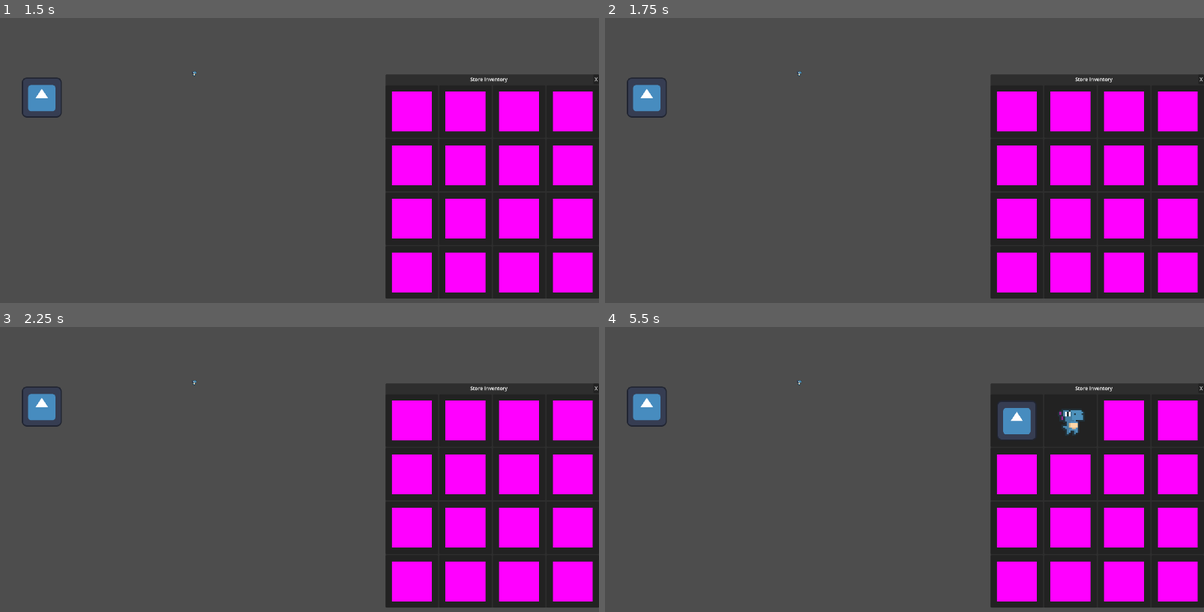
Above: before the commit, frames 1-4 (two rows, left to right).
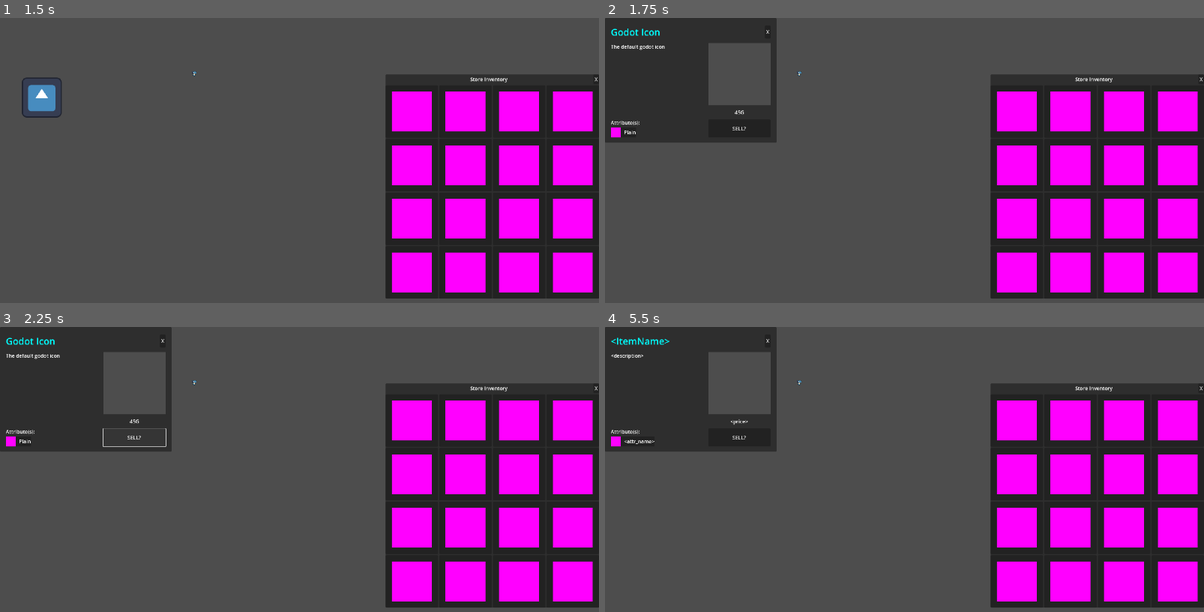
Above: after the commit, the same moments.

Repository: cmdcstudios/SSJ-June-2024
Game: Godot game, scene res://Scenes/main_game.tscn
Same seed, same stepped clock (60 frames per second), same inputs: the game is played once before the commit and once after it. The engine's default icon, where the game draws it, is replaced by a stand-in: a white triangle on a blue panel in a dark square.
Inputs (mouse positions are in pixels of both pictures, inside the frame that each line leads up to):
- Up to frame 1 (1.5 s): click "X" at 0.5 s; tap Enter at 1.25 s; move the mouse to (41, 97) at 1.27 s; hold Up (ui_up) from 1.28 s (still down); click (41, 97) at 1.42 s
- Up to frame 2 (1.75 s): keep holding Up (ui_up)
- Up to frame 3 (2.25 s): release Up (ui_up) at 2 s; click (131, 438) at 2 s, where only the run after the commit has a clickable "SELL?"
- Up to frame 4 (5.5 s): tap Space at 2.75, 5 s; move the mouse to (796, 381) at 2.77 s; hold Down (ui_down) 2.78-3.53 s; click (796, 381) at 2.92 s; move the mouse to (964, 421) at 3.52 s; hold Up (ui_up) 3.53-5.03 s; click (964, 421) at 3.67 s; tap Enter at 4.25 s; move the mouse to (874, 563) at 4.27 s; click (874, 563) at 4.42 s; move the mouse to (1084, 546) at 5.02 s; hold Down (ui_down) from 5.03 s (still down); click (1084, 546) at 5.17 s

Frame 1 is identical in both runs. In frame 2, 10% of the frame differs, in the area x 0-29%, y 0-44%; in frame 3, 9.4%; in frame 4, 12%, in the area x 0-82%, y 0-44%.
Error after the commit: Out of bounds get index '0' (on base: 'Array[Area2D]') (res://Scripts/pickup.gd:33)

Commit message:
add items to inventory
you can add items to inventory and see their tooltip.

Diff:
--- a/Scenes/inventory_dialog.tscn
+++ b/Scenes/inventory_dialog.tscn
@@ -1,7 +1,8 @@
-[gd_scene load_steps=3 format=3 uid="uid://cdxvq8fhepfty"]
+[gd_scene load_steps=4 format=3 uid="uid://cdxvq8fhepfty"]
 
 [ext_resource type="Script" path="res://Scripts/Classes/InventoryDialog.gd" id="1_1yycd"]
 [ext_resource type="PackedScene" uid="uid://1sordm4ifq47" path="res://Scenes/item_slot.tscn" id="2_mqwlb"]
+[ext_resource type="PackedScene" uid="uid://cc6yft8cbmu7r" path="res://Scenes/tooltip.tscn" id="3_0x8gh"]
 
 [node name="InventoryDialog" type="PanelContainer"]
 anchors_preset = 15
@@ -11,6 +12,7 @@
 grow_vertical = 2
 script = ExtResource("1_1yycd")
 item_slot = ExtResource("2_mqwlb")
+item_tooltip = ExtResource("3_0x8gh")
 
 [node name="VBoxContainer" type="VBoxContainer" parent="."]
 layout_mode = 2
--- /dev/null
+++ b/Scenes/item_attribute_slot.tscn
@@ -0,0 +1,18 @@
+[gd_scene load_steps=2 format=3 uid="uid://c0cvuts4mf1jl"]
+
+[sub_resource type="PlaceholderTexture2D" id="PlaceholderTexture2D_vq7q4"]
+size = Vector2(32, 32)
+
+[node name="ItemAttributeSlot" type="PanelContainer"]
+
+[node name="HBoxContainer" type="HBoxContainer" parent="."]
+layout_mode = 2
+theme_override_constants/separation = 10
+
+[node name="TextureRect" type="TextureRect" parent="HBoxContainer"]
+layout_mode = 2
+texture = SubResource("PlaceholderTexture2D_vq7q4")
+
+[node name="ItemAttributeLabel" type="Label" parent="HBoxContainer"]
+layout_mode = 2
+text = "<attr_name>"
--- a/Scenes/item_pickup.tscn
+++ b/Scenes/item_pickup.tscn
@@ -1,14 +1,16 @@
-[gd_scene load_steps=4 format=3 uid="uid://c7hs5wie2t40n"]
+[gd_scene load_steps=5 format=3 uid="uid://c7hs5wie2t40n"]
 
-[ext_resource type="Script" path="res://Scripts/pickup.gd" id="1_wjet6"]
+[ext_resource type="Script" path="res://Scripts/pickup.gd" id="1_rvan8"]
 [ext_resource type="Resource" uid="uid://d2bevhnx0egs1" path="res://Data/Items/godot_icon_item.tres" id="2_usyh3"]
+[ext_resource type="PackedScene" uid="uid://cc6yft8cbmu7r" path="res://Scenes/tooltip.tscn" id="3_t8c0o"]
 
 [sub_resource type="RectangleShape2D" id="RectangleShape2D_l1s52"]
 size = Vector2(110, 110)
 
 [node name="ItemPickup" type="Node2D"]
-script = ExtResource("1_wjet6")
+script = ExtResource("1_rvan8")
 item = ExtResource("2_usyh3")
+item_tooltip = ExtResource("3_t8c0o")
 
 [node name="Area2D" type="Area2D" parent="."]
 unique_name_in_owner = true
--- a/Scenes/item_slot.tscn
+++ b/Scenes/item_slot.tscn
@@ -1,12 +1,29 @@
-[gd_scene load_steps=3 format=3 uid="uid://1sordm4ifq47"]
+[gd_scene load_steps=8 format=3 uid="uid://1sordm4ifq47"]
 
 [ext_resource type="Script" path="res://Scripts/item_slot.gd" id="1_u7l74"]
+[ext_resource type="PackedScene" uid="uid://cc6yft8cbmu7r" path="res://Scenes/tooltip.tscn" id="2_s7bws"]
+[ext_resource type="Script" path="res://Data/BaseResources/ItemAttribute.gd" id="3_1cfki"]
+[ext_resource type="Script" path="res://Data/BaseResources/Item.gd" id="4_0dh7c"]
+
+[sub_resource type="Resource" id="Resource_rio8p"]
+script = ExtResource("3_1cfki")
+attribute_type = 0
+
+[sub_resource type="Resource" id="Resource_4w87e"]
+script = ExtResource("4_0dh7c")
+id = 3
+sell_price = 222
+name = "Item Slot"
+description = "An item slot in your store inventory. You must be seriously desperate to sell one of these off."
+item_attributes = Array[ExtResource("3_1cfki")]([SubResource("Resource_rio8p")])
 
 [sub_resource type="PlaceholderTexture2D" id="PlaceholderTexture2D_c6c3e"]
 size = Vector2(128, 128)
 
 [node name="ItemSlot" type="PanelContainer"]
 script = ExtResource("1_u7l74")
+item_tooltip = ExtResource("2_s7bws")
+item = SubResource("Resource_4w87e")
 
 [node name="MarginContainer" type="MarginContainer" parent="."]
 layout_mode = 2
@@ -19,3 +36,5 @@
 unique_name_in_owner = true
 layout_mode = 2
 texture = SubResource("PlaceholderTexture2D_c6c3e")
+
+[connection signal="mouse_entered" from="MarginContainer/TextureRect" to="." method="_on_texture_rect_mouse_entered"]
--- /dev/null
+++ b/Scenes/tooltip.tscn
@@ -0,0 +1,91 @@
+[gd_scene load_steps=3 format=3 uid="uid://cc6yft8cbmu7r"]
+
+[ext_resource type="Script" path="res://Scripts/tooltip.gd" id="1_l3apk"]
+[ext_resource type="PackedScene" uid="uid://c0cvuts4mf1jl" path="res://Scenes/item_attribute_slot.tscn" id="1_vcvi2"]
+
+[node name="Tooltip" type="PopupPanel"]
+size = Vector2i(550, 400)
+visible = true
+script = ExtResource("1_l3apk")
+
+[node name="MarginContainer" type="MarginContainer" parent="."]
+offset_left = 4.0
+offset_top = 4.0
+offset_right = 546.0
+offset_bottom = 396.0
+theme_override_constants/margin_left = 15
+theme_override_constants/margin_top = 20
+theme_override_constants/margin_right = 15
+theme_override_constants/margin_bottom = 13
+
+[node name="VBoxContainer" type="VBoxContainer" parent="MarginContainer"]
+layout_mode = 2
+
+[node name="HeaderContainer" type="HBoxContainer" parent="MarginContainer/VBoxContainer"]
+layout_mode = 2
+
+[node name="ItemNameLabel" type="Label" parent="MarginContainer/VBoxContainer/HeaderContainer"]
+layout_mode = 2
+size_flags_horizontal = 3
+theme_override_colors/font_color = Color(0, 1, 1, 1)
+theme_override_font_sizes/font_size = 30
+text = "<ItemName>"
+
+[node name="CloseButton" type="Button" parent="MarginContainer/VBoxContainer/HeaderContainer"]
+layout_mode = 2
+text = "X"
+
+[node name="MarginContainer" type="MarginContainer" parent="MarginContainer/VBoxContainer"]
+layout_mode = 2
+size_flags_vertical = 3
+theme_override_constants/margin_top = 10
+
+[node name="HBoxContainer" type="HBoxContainer" parent="MarginContainer/VBoxContainer/MarginContainer"]
+layout_mode = 2
+
+[node name="Descriptions" type="VBoxContainer" parent="MarginContainer/VBoxContainer/MarginContainer/HBoxContainer"]
+layout_mode = 2
+size_flags_horizontal = 3
+
+[node name="ItemDescription" type="Label" parent="MarginContainer/VBoxContainer/MarginContainer/HBoxContainer/Descriptions"]
+layout_mode = 2
+size_flags_horizontal = 3
+size_flags_vertical = 3
+text = "<description>"
+
+[node name="Label" type="Label" parent="MarginContainer/VBoxContainer/MarginContainer/HBoxContainer/Descriptions"]
+layout_mode = 2
+text = "Attribute(s):"
+
+[node name="GridContainer" type="GridContainer" parent="MarginContainer/VBoxContainer/MarginContainer/HBoxContainer/Descriptions"]
+layout_mode = 2
+theme_override_constants/h_separation = 30
+columns = 2
+
+[node name="ItemAttributeSlot" parent="MarginContainer/VBoxContainer/MarginContainer/HBoxContainer/Descriptions/GridContainer" instance=ExtResource("1_vcvi2")]
+layout_mode = 2
+
+[node name="Visuals" type="VBoxContainer" parent="MarginContainer/VBoxContainer/MarginContainer/HBoxContainer"]
+layout_mode = 2
+
+[node name="SubViewportContainer" type="SubViewportContainer" parent="MarginContainer/VBoxContainer/MarginContainer/HBoxContainer/Visuals"]
+layout_mode = 2
+
+[node name="SubViewport" type="SubViewport" parent="MarginContainer/VBoxContainer/MarginContainer/HBoxContainer/Visuals/SubViewportContainer"]
+handle_input_locally = false
+size = Vector2i(200, 200)
+render_target_update_mode = 4
+
+[node name="Label" type="Label" parent="MarginContainer/VBoxContainer/MarginContainer/HBoxContainer/Visuals"]
+layout_mode = 2
+size_flags_vertical = 6
+text = "<price>"
+horizontal_alignment = 1
+
+[node name="Button" type="Button" parent="MarginContainer/VBoxContainer/MarginContainer/HBoxContainer/Visuals"]
+layout_mode = 2
+size_flags_vertical = 3
+size_flags_stretch_ratio = 1.5
+text = "SELL?"
+
+[connection signal="pressed" from="MarginContainer/VBoxContainer/HeaderContainer/CloseButton" to="." method="_on_close_button_pressed"]
--- a/Scripts/Classes/InventoryDialog.gd
+++ b/Scripts/Classes/InventoryDialog.gd
@@ -2,6 +2,8 @@
 extends PanelContainer
 
 @export var item_slot: PackedScene
+@export var item_tooltip: PackedScene
+
 @onready var grid_container: GridContainer = %GridContainer
 
 func open_inv_dialog(inventory:Inventory):
--- a/Scripts/item_slot.gd
+++ b/Scripts/item_slot.gd
@@ -1,7 +1,25 @@
 extends PanelContainer
 
+@export var item_tooltip: PackedScene
+@export var item: Item
 @onready var texture_rect: TextureRect = %TextureRect
+var _is_tooltip_open: bool = false
+var stored_item: Item
 
 func display_item(item:Item):
+	stored_item = item
 	texture_rect.texture = item.inventory_icon
-	print(texture_rect.texture.resource_name)
+
+func toggle_tooltip() -> void:
+	_is_tooltip_open = !_is_tooltip_open
+
+#
+func _on_texture_rect_mouse_entered() -> void:
+	print(stored_item)
+	if !_is_tooltip_open:
+
+		var tooltip = item_tooltip.instantiate() as Tooltip
+		tooltip.load_item_info(stored_item)
+		await get_tree().create_timer(0.35).timeout
+		self.add_child(tooltip)
+		toggle_tooltip()
--- a/Scripts/pickup.gd
+++ b/Scripts/pickup.gd
@@ -1,7 +1,11 @@
 extends Node2D
 
 @export var item:Item
+@export var item_tooltip: PackedScene
+
 @onready var area_2d: Area2D = %Area2D
+
+var _is_tooltip_open: bool = false
 
 func _ready() -> void:
 	var sprite_texture = item.inventory_icon
@@ -9,13 +13,23 @@
 	sprite.texture = sprite_texture
 	add_child(sprite)
 
+#func load_item_info(tooltip: PackedScene, item: Item):
+	#
+
 func _on_area_2d_area_entered(area: Area2D) -> void:
-	# Instance the tooltip here
-	print(item.name)
+		if !_is_tooltip_open:
+			var tooltip = item_tooltip.instantiate() as Tooltip
+			tooltip.load_item_info(item)
+			await get_tree().create_timer(0.35).timeout
+			self.add_child(tooltip)
+			toggle_tooltip()
+
+func toggle_tooltip() -> void:
+	_is_tooltip_open = !_is_tooltip_open
+
 
 func _on_area_2d_input_event(viewport: Node, event: InputEvent, shape_idx: int) -> void:
 	if (event.is_action_pressed("inventory_button_click")):
 		var player = area_2d.get_overlapping_areas()[0].get_parent() as Player
 		if player.has_method("on_item_pickup"):
 			player.on_item_pickup(item)
-	pass # Replace with function body.
--- /dev/null
+++ b/Scripts/tooltip.gd
@@ -0,0 +1,24 @@
+class_name Tooltip
+extends PopupPanel
+
+#@onready var item_name: Label = $MarginContainer/VBoxContainer/HeaderContainer/ItemName
+
+func load_item_info(item:Item):
+	var item_name_label = get_node("MarginContainer/VBoxContainer/HeaderContainer/ItemNameLabel") as Label
+	var description_label = get_node("MarginContainer/VBoxContainer/MarginContainer/HBoxContainer/Descriptions/ItemDescription") as Label
+	var grid_container = get_node("MarginContainer/VBoxContainer/MarginContainer/HBoxContainer/Descriptions/GridContainer") as GridContainer
+	var price = get_node("MarginContainer/VBoxContainer/MarginContainer/HBoxContainer/Visuals/Label")
+	item_name_label.text = item.name
+	description_label.text = item.description
+	price.text = str(item.sell_price) + "G"
+
+	if (item.item_attributes.size() == 1):
+		if item.item_attributes[0].attribute_type == ItemAttribute.Attribute.PLAIN:
+			grid_container.get_child(0).get_child(0).get_child(1).text = "Plain"
+			print(grid_container.get_child(0).get_child(0).get_child(1))
+	#item_name.text = item.name
+
+
+func _on_close_button_pressed() -> void:
+	self.get_parent().toggle_tooltip() # This needs to be brought out into a global variable and func
+	queue_free()
